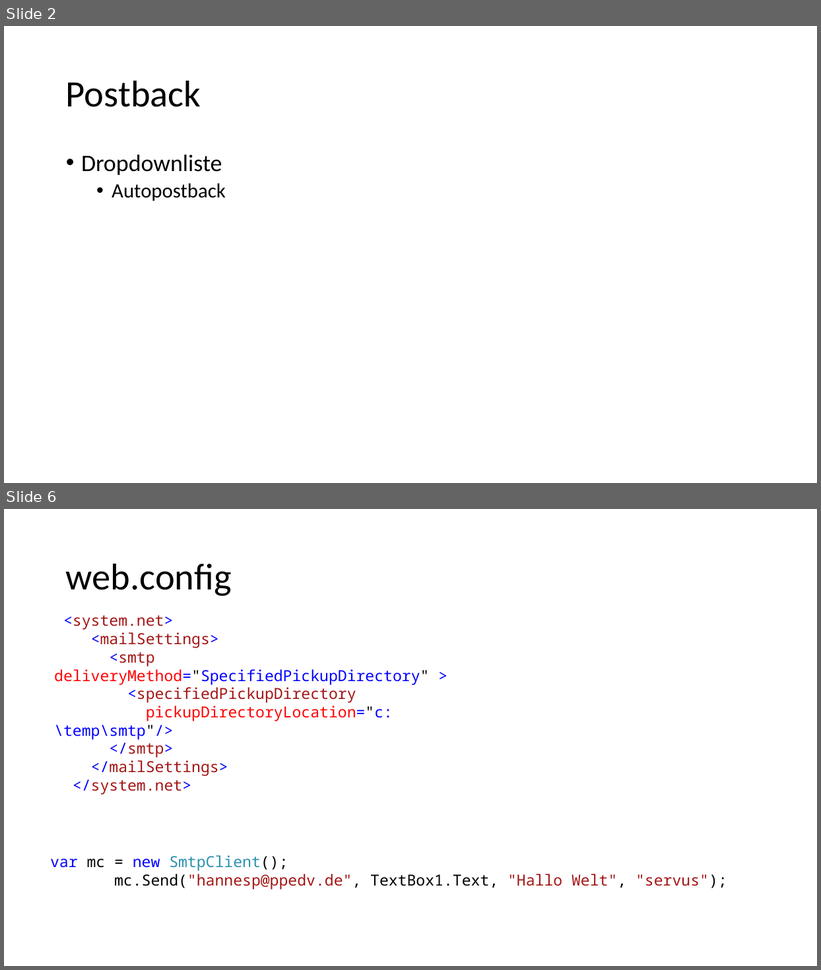
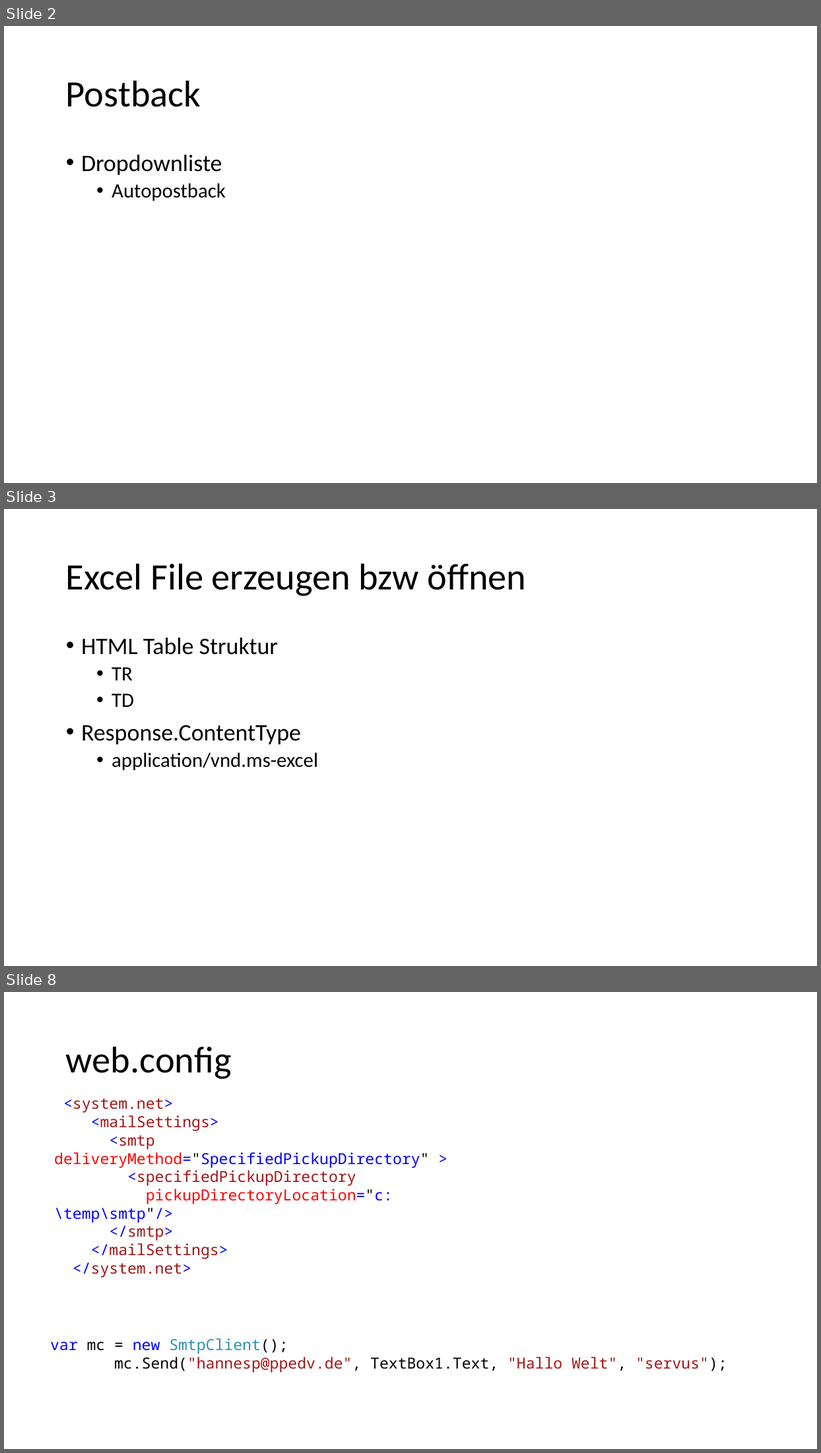
Before and after one commit to ppedvAG/WebformsKurs, a slide deck: 04WebformsAdvanced.pptx. Shown one above the other, each under a label of ours: slides 2 and 6 before the commit, slides 2, 3 and 8 after it; the slides between them are not shown. The pictures are 821x970 and 821x1453 pixels, drawn with LibreOffice and Linux fonts; fonts in the diff are those of the drawing. Boxes give left, top, right and bottom in pixels: in the first picture for what was removed or moved away, otherwise in the second. Text is boxed around its words. In the diff, an @@ line names an element or a change of style, - is before the commit and + after.

```diff
--- a/04WebformsAdvanced.pptx
+++ b/04WebformsAdvanced.pptx
@@ slide 3 added at (x1=4, y1=509, x2=817, y2=966), background #FFFFFF @@
@@ title added at (x1=66, y1=563, x2=527, y2=596), 44 pt, text #000000 @@
+Excel File erzeugen bzw öffnen
@@ text added at (x1=81, y1=638, x2=318, y2=770), 28 pt, text #000000 @@
+• HTML Table Struktur
+  • TR
+  • TD
+• Response.ContentType
+  • application/vnd.ms-excel
@@ what was slide 6 is now slide 8 @@
```
Also in this commit, not shown: 1 slide changed, 3 other slides added, 4 slides removed, 16 other files.
